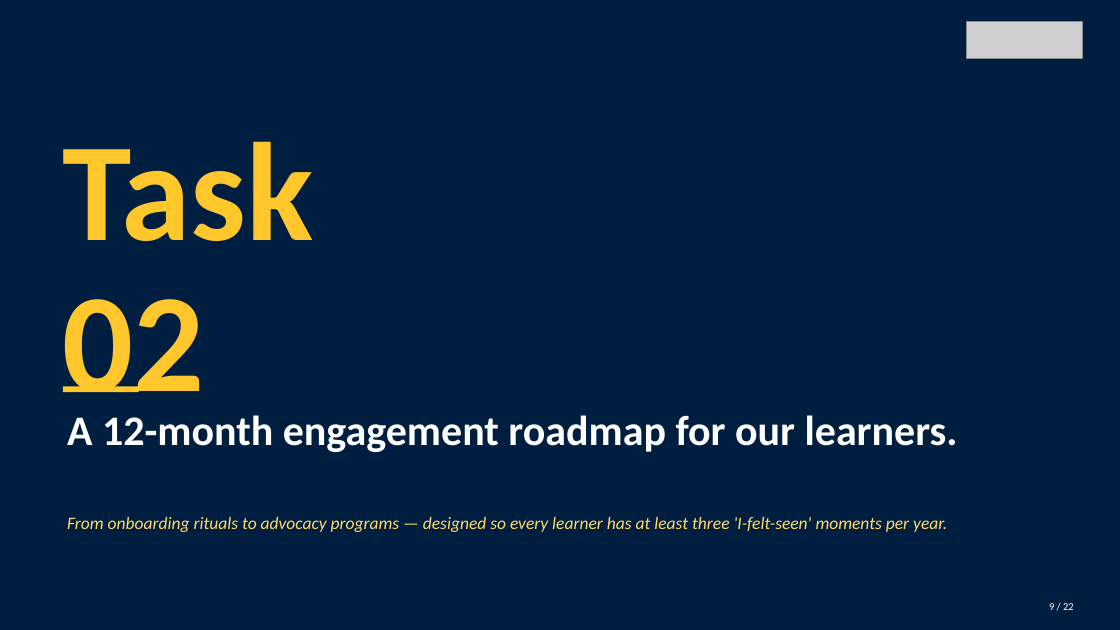
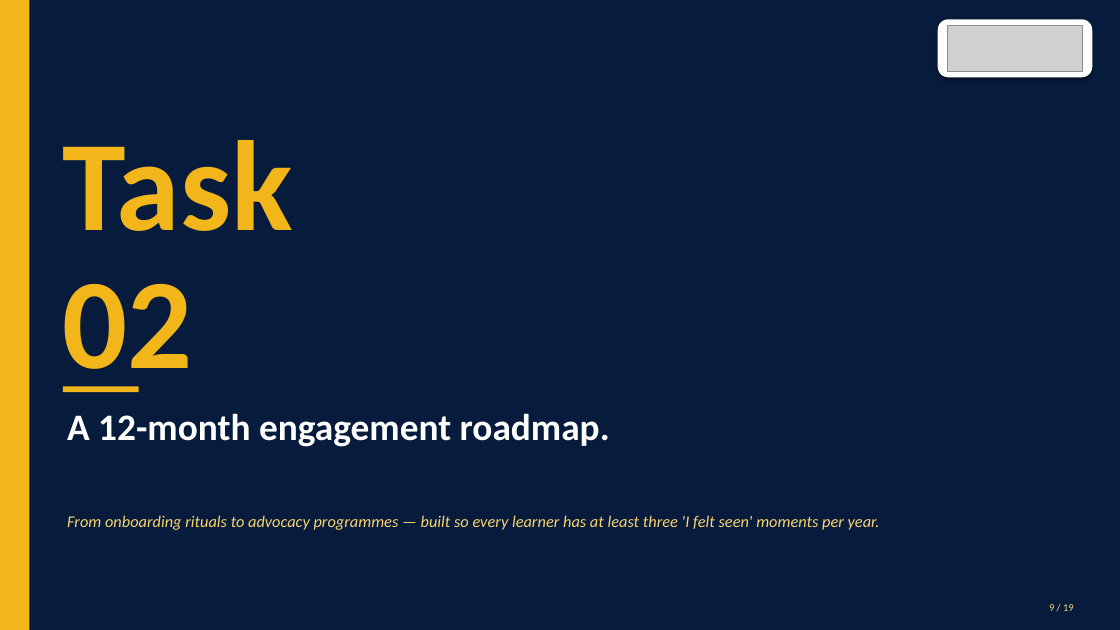
Before and after one commit to parasjain10/amity-marketing-manager-assignment, a slide deck: slide 9 of Amity_Online_Marketing_Manager_Assignment_Paras_Jain.pptx. Drawn at 1120x630 pixels with LibreOffice and Linux fonts; fonts in the diff are those of the drawing; grey boxes stand for pictures. Boxes give left, top, right and bottom in pixels: in the first picture for what was removed or moved away, otherwise in the second. Text is boxed around its words. In the diff, an @@ line names an element or a change of style, - is before the commit and + after.

Commit message:
Rewrite deck for realism, verifiable facts, and phased <=Rs1cr asks
Major changes after author review:
- Replace logo with the official Amity University Online lockup. On dark
  backgrounds the logo sits on a white rounded plate so the navy text
  remains legible.
- Update learner count from 80,000+ to 2,50,000+ (current official figure
  on amityonline.com).
- Remove fabricated industry statistics and citations (ProductGrowth.in,
  mbaken.com, edinindia.com, Mailmodo benchmark, US 28% retention pilot).
  Where a number stays, it is now labelled "modelled, to be validated".
- Remove name-dropped hiring partners and celebrity speakers we cannot
  guarantee. Replace with "select hiring partners" / "in-house faculty".
- Replace fictional employee "Aastha Sehgal" in launch email with the
  Amity Online Marketing team. LinkedIn post stays signed by Mr. Ajit
  Chauhan, who is the actual Chairman of Amity University Online.
- Reframe the leadership ask. Original asked for one big budget; now
  three phases, each <= Rs 1 crore, each gated on prior outcomes:
    - Phase 1 (days 0-90, <=Rs 85L): diagnose + small pilots
    - Phase 2 (months 4-9, <=Rs 95L): scale what worked
    - Phase 3 (months 10-12, <=Rs 90L): institutionalise
  Total ~Rs 2.7 cr, never asked together.
- Shrink Amity Ignite from 4 batches/year * 400 learners to a Cohort 0
  pilot: 1 day, 100 learners, on the existing Noida campus, no flights,
  no embroidered jackets, no celebrity speakers. ~Rs 35L pilot cost.
- Add a Plain-English Glossary card on the approach slide. Every
  acronym in the deck is defined in one place (CAC, LTV, NPS, KPI,
  LMS, AMA, MAU, MQL).
- Name the marketing frameworks I am using on the approach slide:
  Jobs-to-be-Done, AARRR funnel, 70-20-10 budget rule, North Star
  Metric (Active Learner Score), Sean Ellis 'Aha Moment'.
- Tighten brochure from 12 to 8 pages. Drop physical mailing of jacket
  buttons; physical print only at on-campus events. Costed at ~Rs 35
  per brochure.
- Each of the five new initiatives (Onboard 7-Day Sprint, Ignite Cohort
  0, Champions, Cohort Circles, Capstone-to-Career) now carries cost in
  lakhs, KPI, owner, and a kill-criterion.
- Combine community + advocacy + referrals into one connected slide.
- Plain language throughout (target: a class-11 student can follow
  every slide without prior marketing context).

```diff
--- a/Amity_Online_Marketing_Manager_Assignment_Paras_Jain.pptx
+++ b/Amity_Online_Marketing_Manager_Assignment_Paras_Jain.pptx
@@ rectangle at <box>0,0,1120,630</box>: fill #001F40 to #071B3C @@
@@ rectangle added at <box>0,0,29,630</box>, fill #F2B61A @@
@@ rounded rectangle added at <box>938,19,1092,77</box>, fill #FFFFFF @@
@@ picture: place and size @@
-picture at <box>967,21,1082,59</box>
+picture at <box>948,25,1082,71</box>
@@ text "Task" at <box>63,140,293,392</box>: size 120 to 110 pt, text colour #FFC72C to #F2B61A @@
@@ rectangle at <box>63,386,139,392</box>: fill #FFC72C to #F2B61A @@
@@ text at <box>67,413,610,447</box>: text changed; size 36 to 32 pt @@
-A 12-month engagement roadmap for our learners.
+A 12-month engagement roadmap.
@@ text at <box>67,515,880,530</box>: text changed; size 15 to 14 pt; text colour #FFD96B to #F8D36F @@
-From onboarding rituals to advocacy programs — designed so every learner has at least three 'I-felt-seen' moments per year.
+From onboarding rituals to advocacy programmes — built so every learner has at least three 'I felt seen' moments per year.
@@ text at <box>1049,604,1074,611</box>: text changed; text colour #FFFFFF to #F8D36F @@
-9 / 22
+9 / 19
```
Also in this commit, not shown: 11 other slides changed, 7 slides added, 10 slides removed.
